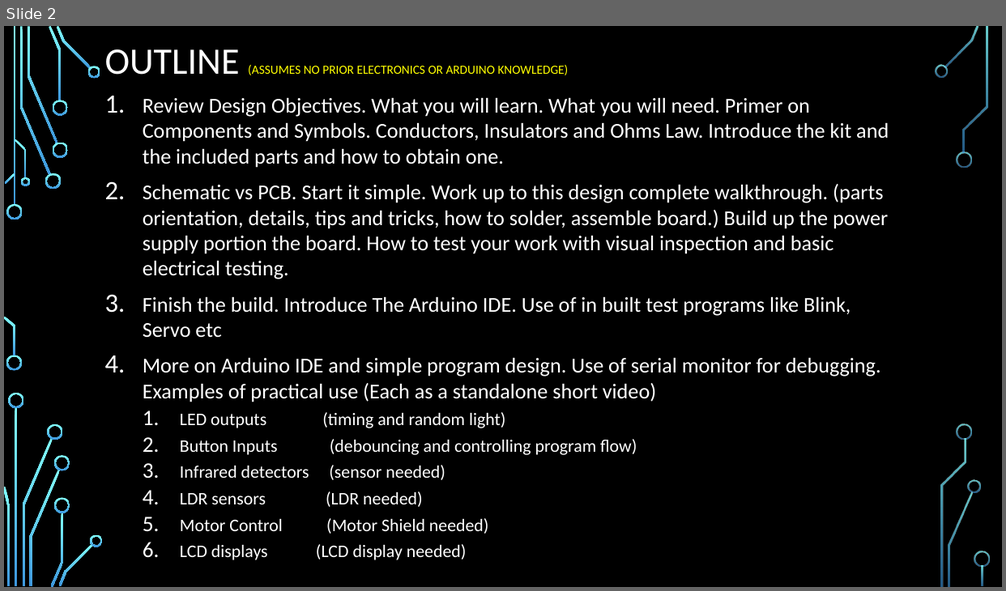
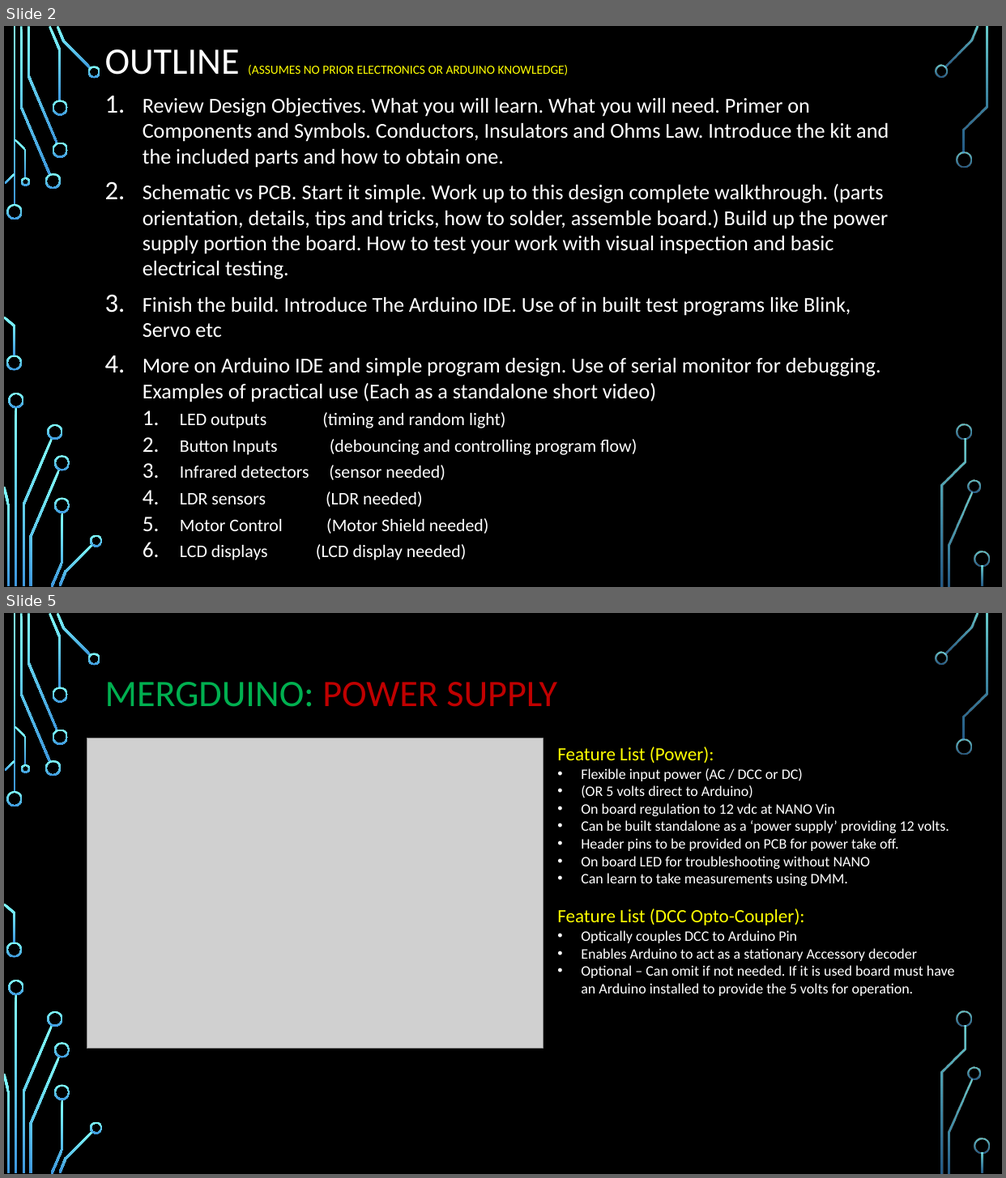
Before and after one commit to Alan-Lomax/MERG-SIG-Presentations, a slide deck: Practical Arduino - Ground Up.pptx. Shown one above the other, each under a label of ours: slide 2 before the commit, slides 2 and 5 after it; the slides between them are not shown. The pictures are 1006x591 and 1006x1178 pixels, drawn with LibreOffice and Linux fonts; fonts in the diff are those of the drawing; grey boxes stand for pictures; background and template pictures are left out. Boxes give left, top, right and bottom in pixels: in the first picture for what was removed or moved away, otherwise in the second. Text is boxed around its words. In the diff, an @@ line names an element or a change of style, - is before the commit and + after.

```diff
--- a/Practical Arduino - Ground Up.pptx
+++ b/Practical Arduino - Ground Up.pptx
@@ slide 5 added at bbox=[4, 613, 1002, 1174], background picture (left out); not listed: 36 template elements that a slide beside it also shows @@
@@ title added at bbox=[105, 682, 557, 707], 36 pt, text #C00000 @@
+MERGDUINO: POWER SUPPLY
@@ picture added at bbox=[87, 739, 543, 1050] @@
@@ text added at bbox=[557, 747, 955, 996], 14 pt, text #FFFFFF @@
+Feature List (Power):
+• Flexible input power (AC / DCC or DC)
+• (OR 5 volts direct to Arduino)
+• On board regulation to 12 vdc at NANO Vin
+• Can be built standalone as a ‘power supply’ providing 12 volts.
+• Header pins to be provided on PCB for power take off.
+• On board LED for troubleshooting without NANO
+• Can learn to take measurements using DMM.
+Feature List (DCC Opto-Coupler):
+• Optically couples DCC to Arduino Pin
+• Enables Arduino to act as a stationary Accessory decoder
+• Optional – Can omit if not needed. If it is used board must have an Arduino installed to provide the 5 volts for operation.
```
Also in this commit, not shown: 1 slide changed, 4 other slides added.
